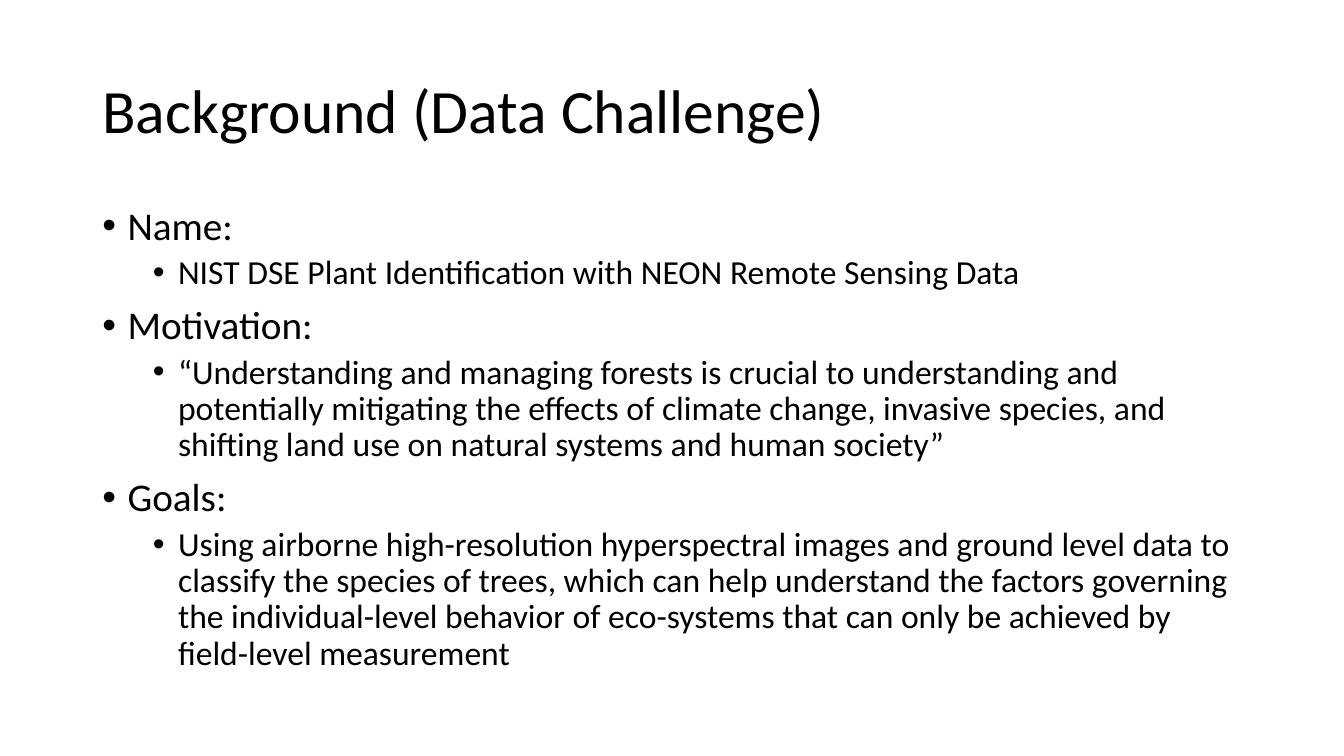
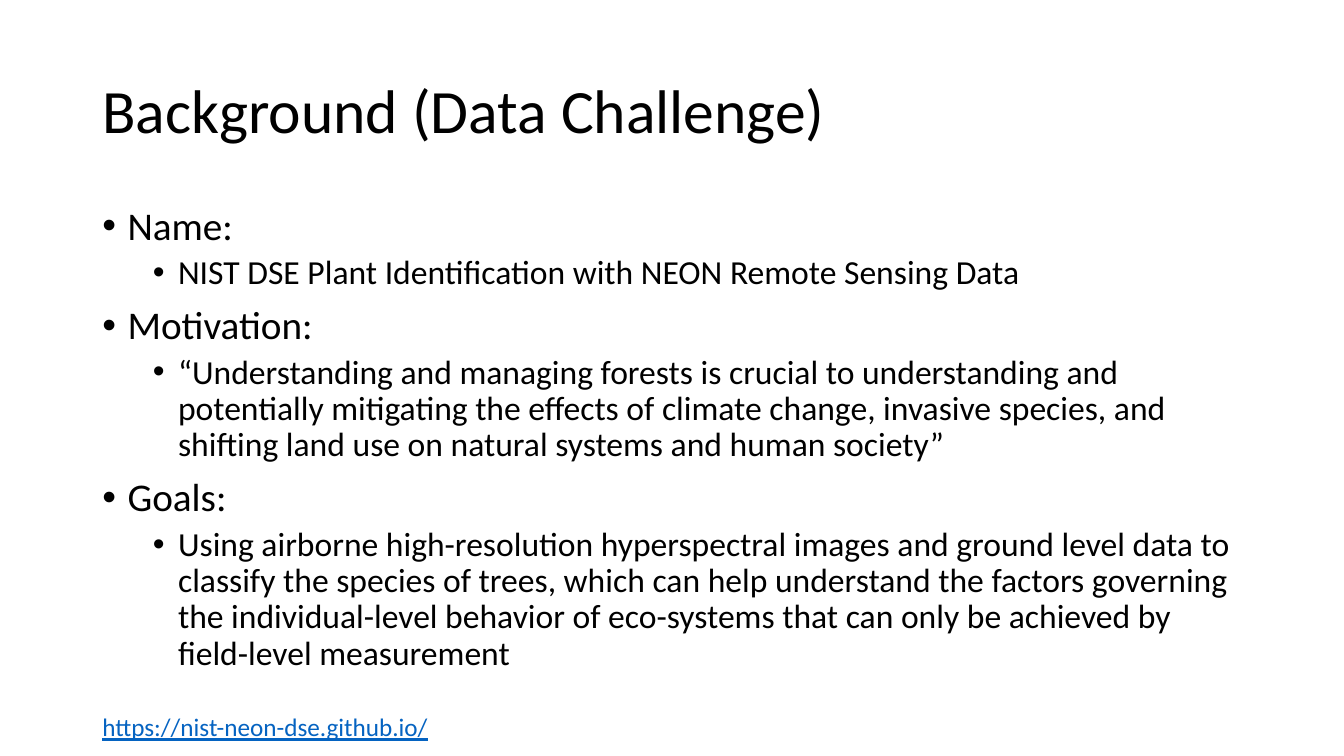
Before and after one commit to zhiqiyu/Plant-Identification-with-NEON-Remote-Sensing-Data, a slide deck: slide 2 of final-zyu.pptx. Drawn at 1344x756 pixels with LibreOffice and Linux fonts; fonts in the diff are those of the drawing. Boxes give left, top, right and bottom in pixels: in the first picture for what was removed or moved away, otherwise in the second. Text is boxed around its words. In the diff, an @@ line names an element or a change of style, - is before the commit and + after.

```diff
--- a/final-zyu.pptx
+++ b/final-zyu.pptx
@@ text added at <box>102,718,427,741</box>, 18 pt, text #0563C1, underline @@
+https://nist-neon-dse.github.io/
```
Also in this commit, not shown: 5 other slides changed, 2 other files.
